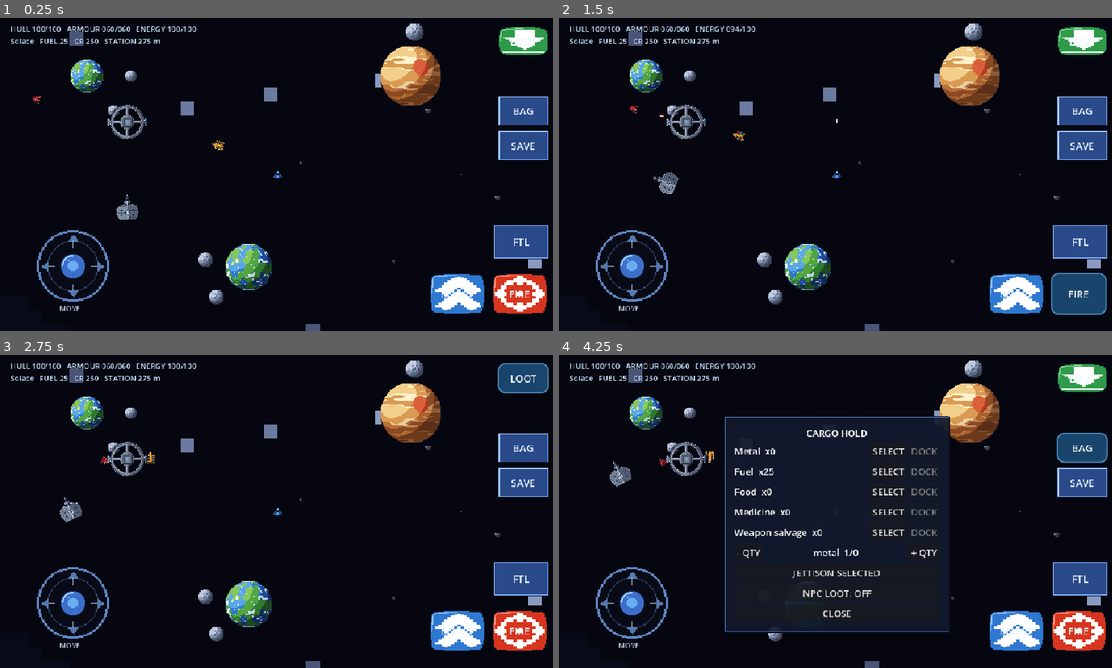
Above: before the commit, frames 1-4 (two rows, left to right).
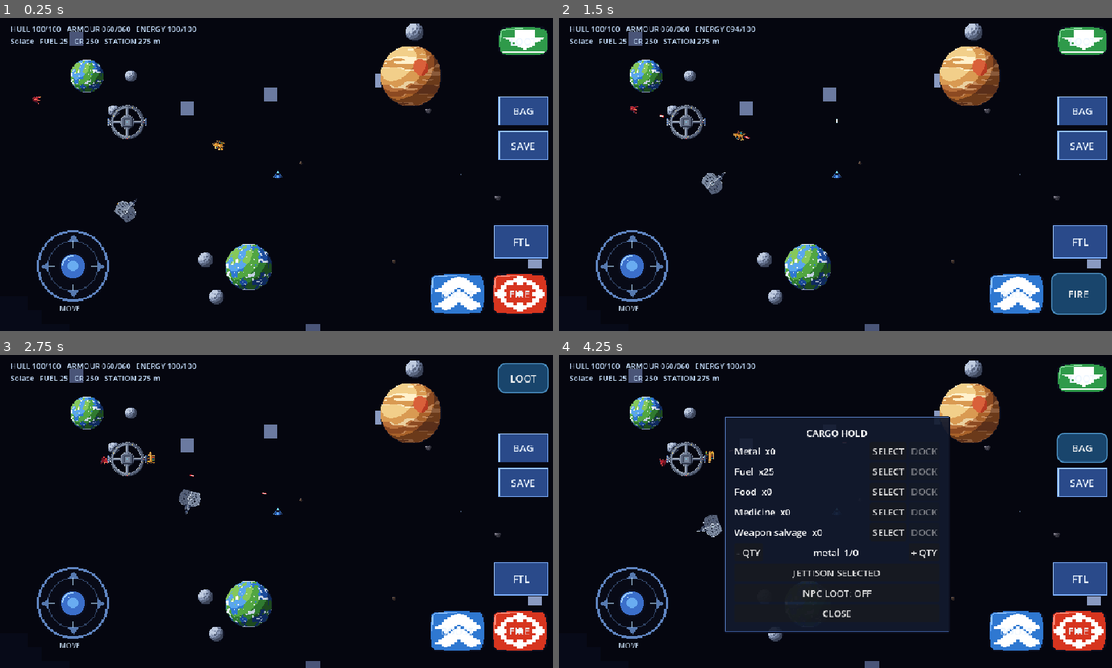
Above: after the commit, the same moments.

Repository: DARTVADER1-DROID/Star-Forge
Game: Godot game, scene res://scenes/main.tscn
The game is run twice, just before and just after one commit, with the same random seed, the same clock (stepped at 60 frames per second) and the same inputs.
Inputs:
- Up to frame 1 (0.25 s): no input
- Up to frame 2 (1.5 s): click "BOOST" at 0.5 s; click "FIRE" at 1.25 s
- Up to frame 3 (2.75 s): click "LOOT" at 2 s
- Up to frame 4 (4.25 s): click "FTL" at 2.75 s; click "BAG" at 3.5 s

The runs differ from the first frame. In frame 1, 0.2% of the frame differs, in the area x 20-25%, y 56-66%; in frame 2, 0.4%; in frame 3, 0.4%, in the area x 10-49%, y 38-54%; in frame 4, 0.4%.

Commit message:
Refine player collision layers and landing regression checks

Diff:
--- a/scenes/main.tscn
+++ b/scenes/main.tscn
@@ -13,13 +13,13 @@
 
 [node name="PlayerShip" type="CharacterBody2D" parent="."]
 position = Vector2(480,270)
+collision_layer = 2
 collision_mask = 0
 script = ExtResource("2_player")
 
 [node name="Camera2D" type="Camera2D" parent="PlayerShip"]
 position_smoothing_enabled = true
 position_smoothing_speed = 8.0
-position_smoothing = true
 enabled = true
 
 [node name="CollisionShape2D" type="CollisionShape2D" parent="PlayerShip"]
--- a/scripts/combat/projectile.gd
+++ b/scripts/combat/projectile.gd
@@ -35,6 +35,7 @@
     global_position = spawn_position
     direction = travel_direction.normalized()
     from_player = fired_by_player
+    collision_mask = 1 if from_player else 2
     damage = projectile_damage
     speed = projectile_speed
     _age = 0.0
--- a/scripts/ui/touch_hud.gd
+++ b/scripts/ui/touch_hud.gd
@@ -421,6 +421,7 @@
 func _build_planet_services() -> void:
     var built := _make_panel("PLANETARY SERVICES",Vector2(470,340))
     _planet_services_panel = built.panel
+    _planet_services_panel.name = "PlanetServicesPanel"
     var content: VBoxContainer = built.content
     _planet_title_label = Label.new()
     _planet_title_label.horizontal_alignment = HORIZONTAL_ALIGNMENT_CENTER
@@ -433,7 +434,7 @@
     services.columns = 2
     content.add_child(services)
     var refuel := Button.new()
-    refuel.text = "BUY 10 FUEL · 140 CR"
+    refuel.text = "BUY 10 FUEL · %d CR" % (10 * int(ContentDatabase.get_item("fuel").get("base_price",14)))
     refuel.custom_minimum_size = Vector2(190,58)
     refuel.pressed.connect(func(): action_requested.emit("REFUEL",_nearby_planet_id))
     services.add_child(refuel)
--- a/scripts/world/world.gd
+++ b/scripts/world/world.gd
@@ -141,7 +141,10 @@
         var orbit_angle := float(moon_index) * 2.399
         var moon := PLANET_SCENE.instantiate() as PlanetBody
         moon.position = parent_position + Vector2(cos(orbit_angle),sin(orbit_angle))*76.0
+        moon.body_id = "%s_moon_%02d" % [_system_id,moon_index+1]
+        moon.body_name = "%s Moon %d" % [str(definition.get("name",_system_id)),moon_index+1]
         moon.body_radius = 11.0 + float(moon_index % 3)*3.0
+        moon.interaction_radius = moon.body_radius + 76.0
         moon.body_color = Color(0.48,0.52,0.60)
         obstacle_container.add_child(moon)
 
@@ -245,6 +248,8 @@
             var planet := _find_planet(value)
             if is_instance_valid(planet) and player.global_position.distance_to(planet.global_position) <= planet.interaction_radius:
                 var purchased := GameState.buy_fuel(10)
+                if purchased:
+                    GameState.save_game()
                 hud.show_planet_service_result("Added 10 fuel." if purchased else "Not enough credits or cargo space.")
         "FTL":
             hud.show_galaxy_map()
--- a/tests/test_runner.gd
+++ b/tests/test_runner.gd
@@ -165,16 +165,14 @@
     var camera := game.get_node("PlayerShip/Camera2D") as Camera2D
     if camera == null or not camera.enabled:
         failures.append("Player ship must own an enabled follow camera.")
-    if player.collision_mask != 0:
-        failures.append("Player ship must not physically collide with world bodies.")
+    if player.collision_layer != 2 or player.collision_mask != 0:
+        failures.append("Player ship must use the non-blocking player collision layer.")
     if hud != null:
-        var land_button := hud.get_node_or_null("LANDB utton")
-        if land_button != null:
-            failures.append("Unexpected malformed LAND control node.")
-    if hud != null:
-        var land_button := hud.get_node_or_null("LANDB utton")
-        if land_button != null:
-            failures.append("Unexpected malformed LAND control node.")
+        var land_button := hud.get_node_or_null("LANDButton") as Button
+        if land_button == null or land_button.visible:
+            failures.append("Contextual LAND button must exist and start hidden.")
+        if hud.get_node_or_null("PlanetServicesPanel") == null:
+            failures.append("Planetary service panel must be registered in the HUD.")
     if pool.get_child_count() != 64:
         failures.append("Projectile pool should preallocate 64 slots.")
     player.energy = 100.0
